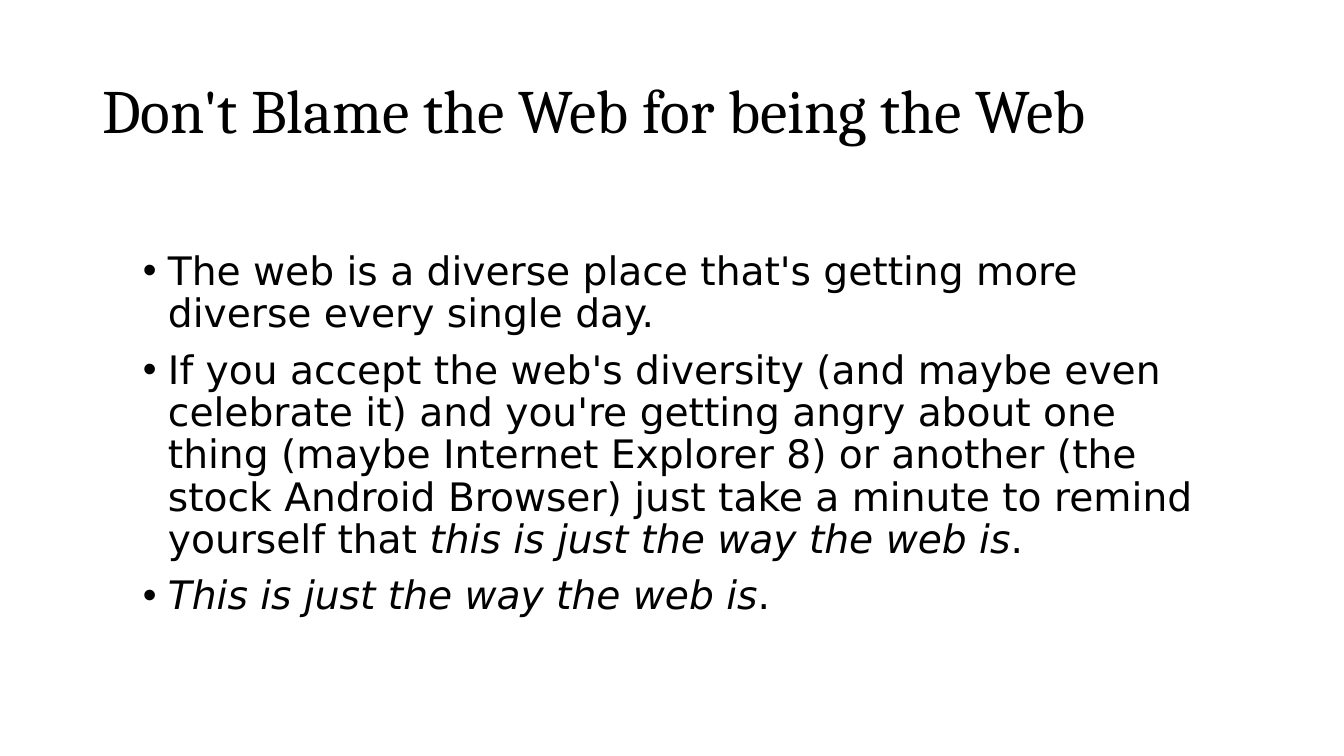
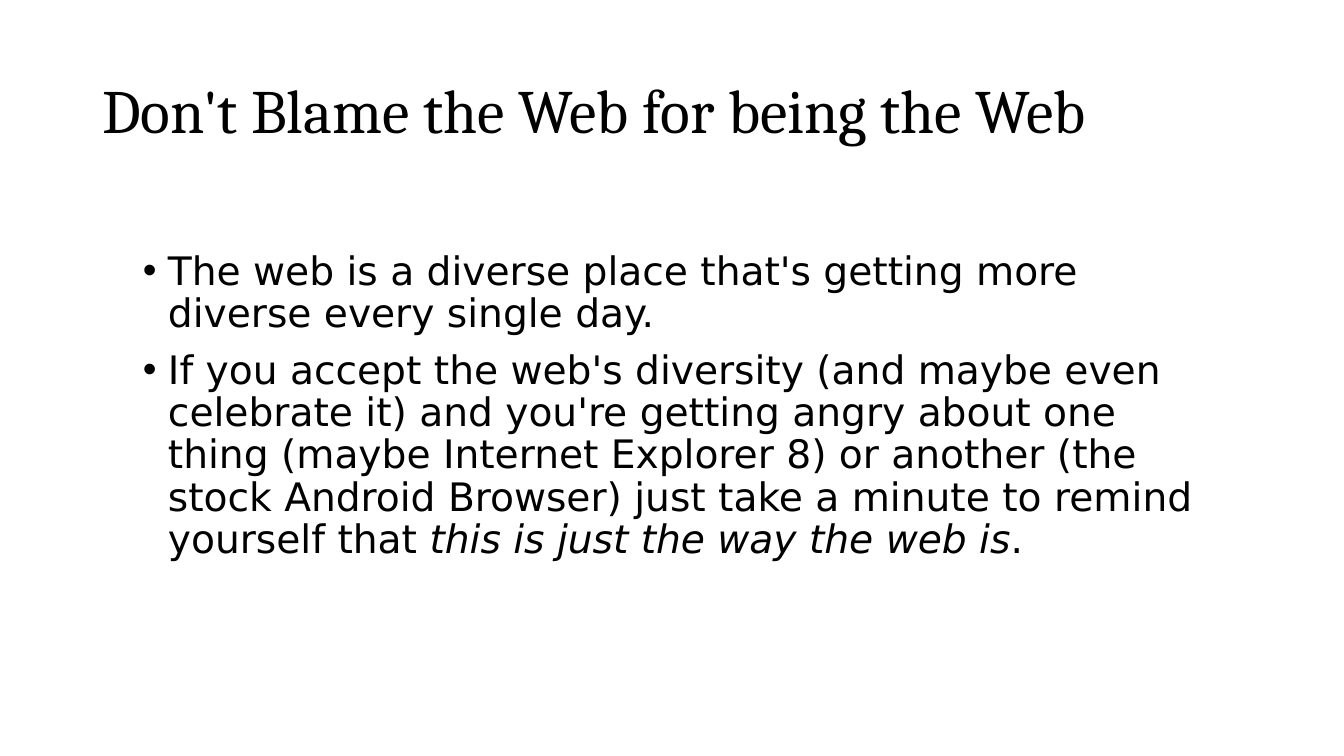
Before and after one commit to roblarsen/rob-larsen-presentations, a slide deck: slide 18 of wild-world-web.pptx. Drawn at 1344x756 pixels with LibreOffice and Linux fonts; fonts in the diff are those of the drawing; background and template pictures are left out. Boxes give left, top, right and bottom in pixels: in the first picture for what was removed or moved away, otherwise in the second. Text is boxed around its words. In the diff, an @@ line names an element or a change of style, - is before the commit and + after.

```diff
--- a/wild-world-web.pptx
+++ b/wild-world-web.pptx
@@ text at box(168, 579, 770, 617): paragraph removed @@
-• This is just the way the web is.
```
Also in this commit, not shown: 7 other slides changed, 6 slides added, 2 slides removed.
